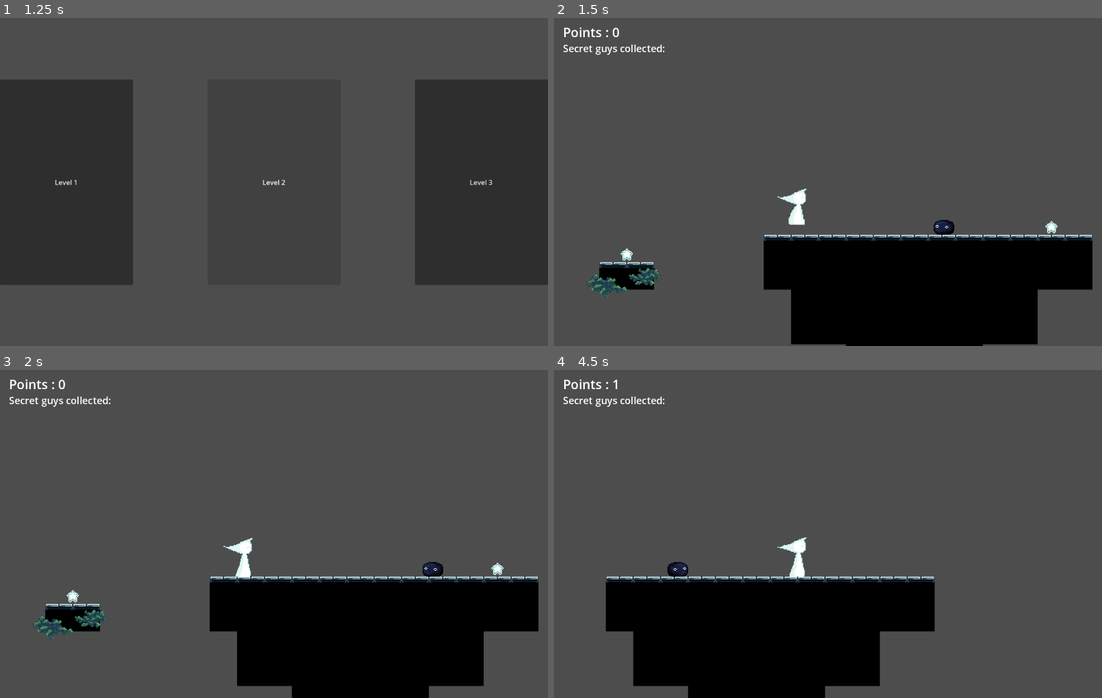
Above: before the commit, frames 1-4 (two rows, left to right).
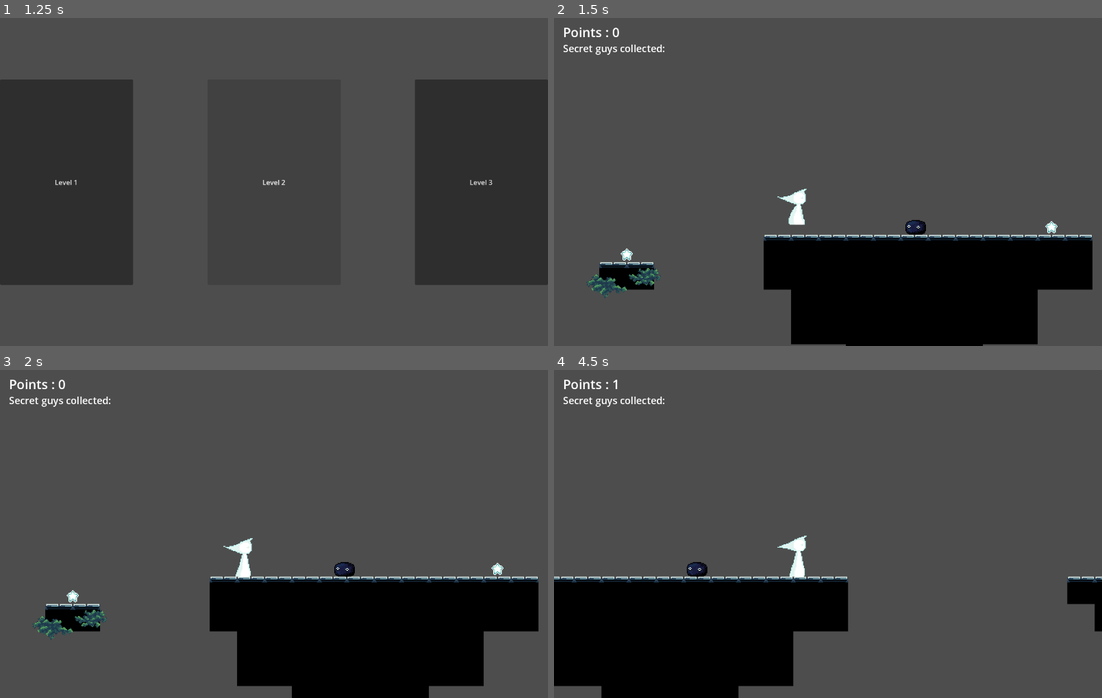
Above: after the commit, the same moments.

Repository: 7riciu/shiba-arcade-platformer-game
Game: Godot game, scene res://scenes/starting_screen.tscn
The game is run twice, just before and just after one commit, with the same random seed, the same clock (stepped at 60 frames per second) and the same inputs.
Inputs (mouse positions are in pixels of both pictures, inside the frame that each line leads up to):
- Up to frame 1 (1.25 s): click "Start" at 0.5 s
- Up to frame 2 (1.5 s): click "Level 1" at 1.25 s
- Up to frame 3 (2 s): no input
- Up to frame 4 (4.5 s): tap Enter at 2 s; move the mouse to (948, 517) at 2.02 s; hold Right (Right) 2.03-3.53 s; click (948, 517) at 2.1 s; tap Space (Jump) at 2.27, 3.02 s; move the mouse to (718, 550) at 2.77 s; tap R (Collect) at 2.85, 4.35 s; move the mouse to (882, 461) at 3.52 s; hold Left (Left) 3.53-4.28 s; click (882, 461) at 3.6 s; move the mouse to (800, 599) at 4.27 s; hold Right (Right) from 4.28 s (still down)

Frame 1 is identical in both runs. In frame 2, 0.3% of the frame differs, in the area x 64-73%, y 61-67%; in frame 3, 0.3%; in frame 4, 12%, in the area x 0-100%, y 50-100%.

Commit message:
I got the enemy movement cycle working <3

Diff:
--- a/scenes/basicEnemy.tscn
+++ b/scenes/basicEnemy.tscn
@@ -47,18 +47,13 @@
 position = Vector2(0, 16)
 shape = SubResource("RectangleShape2D_o7qfg")
 
-[node name="RayCastLeft" type="RayCast2D" parent="."]
-position = Vector2(0, 16)
-target_position = Vector2(-33, 0)
-collision_mask = 4
-hit_from_inside = true
-collide_with_areas = true
+[node name="RayLeft" type="RayCast2D" parent="."]
+position = Vector2(-12, 16)
+target_position = Vector2(-16, 0)
 
-[node name="RayCastRight" type="RayCast2D" parent="."]
-position = Vector2(0, 16)
-target_position = Vector2(33, 0)
-hit_from_inside = true
-collide_with_areas = true
+[node name="RayRight" type="RayCast2D" parent="."]
+position = Vector2(12, 16)
+target_position = Vector2(16, 0)
 
 [connection signal="body_entered" from="AttackArea" to="." method="_on_attack_area_body_entered"]
 [connection signal="body_exited" from="AttackArea" to="." method="_on_attack_area_body_exited"]
--- a/scenes/enemy barriers.tscn
+++ b/scenes/enemy barriers.tscn
@@ -5,5 +5,5 @@
 
 [node name="enemy barrier" type="StaticBody2D"]
 
-[node name="CollisionShape2D" type="CollisionShape2D" parent="."]
+[node name="CollisionShape2D" type="CollisionShape2D" parent="." groups=["enemy limit"]]
 shape = SubResource("RectangleShape2D_48e0d")
--- a/scenes/game.tscn
+++ b/scenes/game.tscn
@@ -179,7 +179,7 @@
 position = Vector2(18, -24)
 
 [node name="enemy barrier" parent="." instance=ExtResource("10_vtaks")]
-position = Vector2(1447, -45)
+position = Vector2(1016, -44)
 
 [node name="enemy barrier2" parent="." instance=ExtResource("10_vtaks")]
-position = Vector2(1703, -45)
+position = Vector2(842, -44)
--- a/scenes/player.tscn
+++ b/scenes/player.tscn
@@ -100,7 +100,7 @@
 }]
 
 [sub_resource type="RectangleShape2D" id="RectangleShape2D_jej6c"]
-size = Vector2(18, 32)
+size = Vector2(19, 39)
 
 [sub_resource type="RectangleShape2D" id="RectangleShape2D_g2els"]
 size = Vector2(59, 38)
@@ -116,9 +116,8 @@
 autoplay = "idle"
 
 [node name="CollisionShape2D" type="CollisionShape2D" parent="." groups=["player"]]
-visibility_layer = 2
 z_index = 3
-position = Vector2(-1, -8)
+position = Vector2(5, -11.5)
 shape = SubResource("RectangleShape2D_jej6c")
 
 [node name="AttackArea" type="Area2D" parent="." groups=["player"]]
--- a/scripts/enemy.gd
+++ b/scripts/enemy.gd
@@ -3,8 +3,8 @@
 @onready var points_ui = get_tree().get_first_node_in_group("points")
 @onready var enemy_sprite = $AnimatedSprite2D
 @onready var attack_area = $AttackArea
-@onready var ray_cast_left = $RayCastLeft
-@onready var ray_cast_right = $RayCastRight
+@onready var ray_cast_left = $RayLeft
+@onready var ray_cast_right = $RayRight
 @onready var barrier_left = get_node("/root/game/enemy barrier")
 @onready var player_ref = null
 
@@ -13,7 +13,7 @@
 @export var attack_power = 40
 @export var attack_interval = 1.0
 
-var dir = 1
+var dir = -1
 var enemy_health = max_health
 var can_attack = true
 
@@ -26,11 +26,11 @@
 	velocity.y += 900 * delta
 
 	if ray_cast_left.is_colliding():
+		print("Left")
 		dir = 1
-		enemy_sprite.flip_h = false
 	elif ray_cast_right.is_colliding():
+		print("Right")
 		dir = -1
-		enemy_sprite.flip_h = true
 
 	velocity.x = dir * speed
 	move_and_slide()
